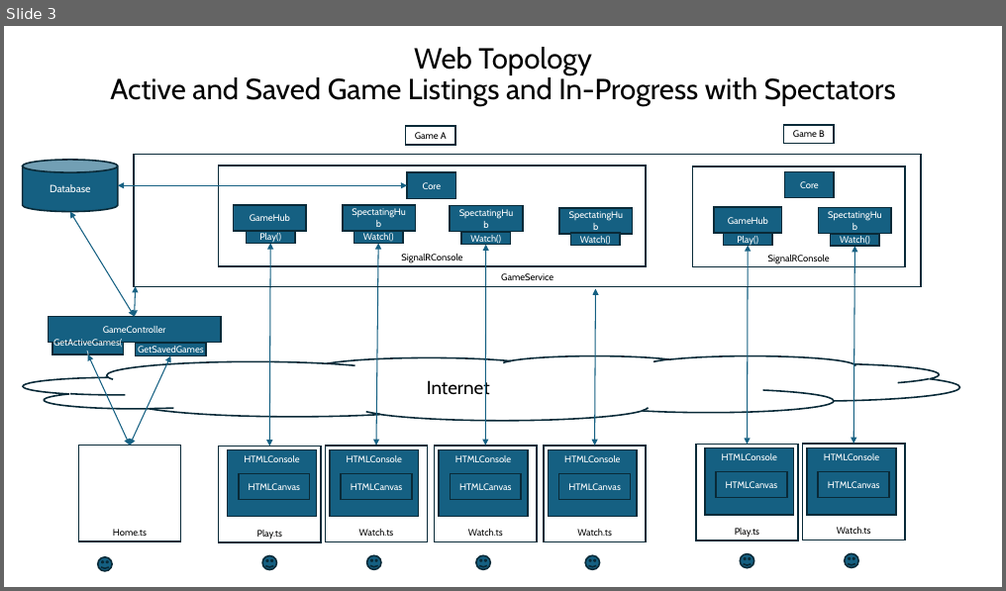
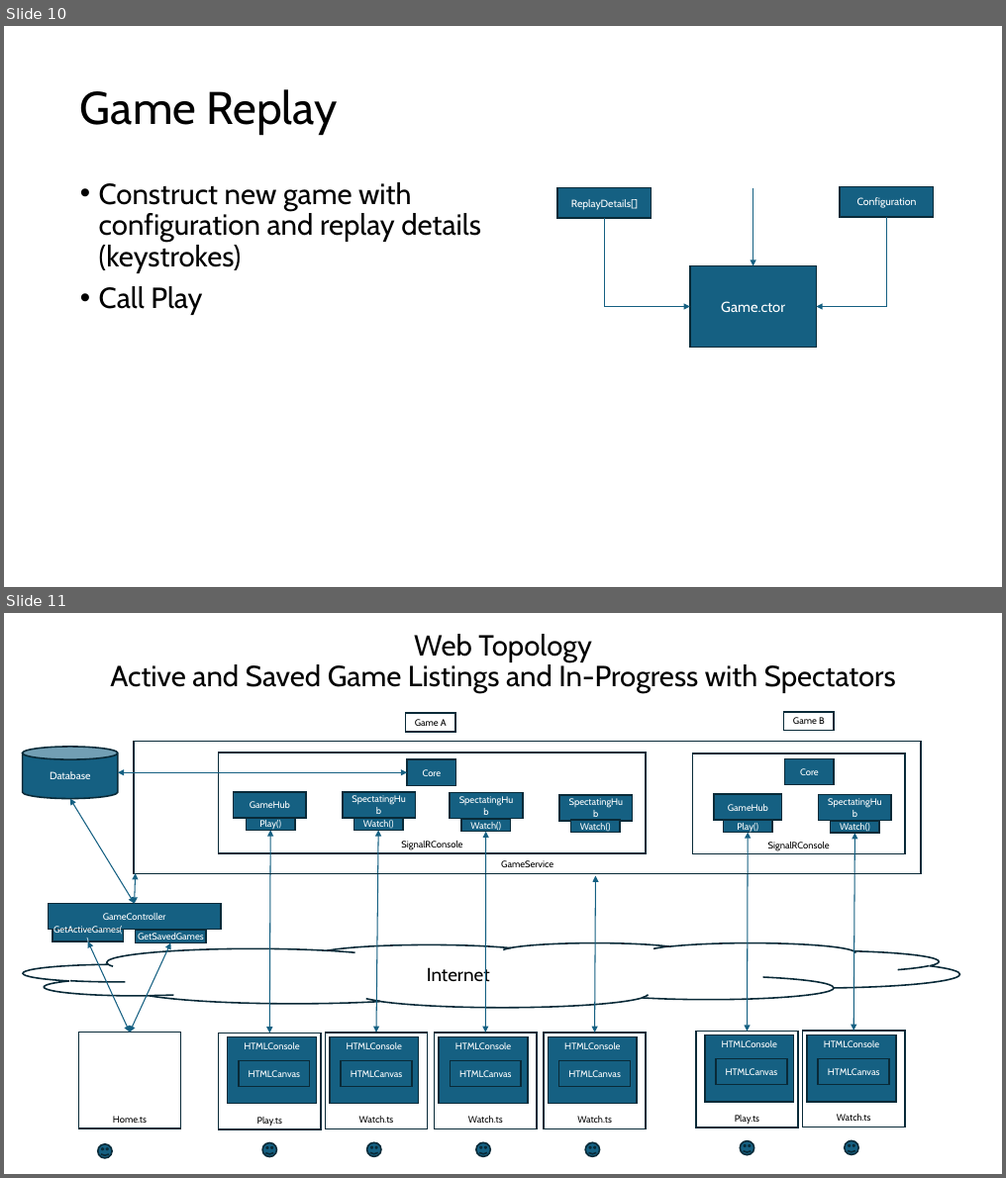
Before and after one commit to marcjohnston/AngbandOS, a slide deck: Documents/Object Property Design and Binding.pptx. Shown one above the other, each under a label of ours: slide 3 before the commit, slides 10 and 11 after it. The pictures are 1006x591 and 1006x1178 pixels, drawn with LibreOffice and Linux fonts; fonts in the diff are those of the drawing. Boxes give left, top, right and bottom in pixels: in the first picture for what was removed or moved away, otherwise in the second. Text is boxed around its words. In the diff, an @@ line names an element or a change of style, - is before the commit and + after.

Commit message:
Updated the Powerpoint with serialization details.

```diff
--- a/Documents/Object Property Design and Binding.pptx
+++ b/Documents/Object Property Design and Binding.pptx
@@ slide 10 added at (4, 26, 1002, 587), background #FFFFFF @@
@@ title added at (80, 89, 338, 135), 44 pt, text #000000 @@
+Game Replay
@@ text added at (99, 182, 481, 315), 28 pt, text #000000 @@
+• Construct new game with configuration and replay details (keystrokes)
+• Call Play
@@ rectangle added at (558, 187, 651, 218), fill #156082, outline #092A39 1.5 pt, 10 pt, text #FFFFFF @@
+ReplayDetails[]
@@ arrow added from (753, 187) to (753, 267), #156082 1.5 pt @@
@@ rectangle added at (841, 187, 934, 217), fill #156082, outline #092A39 1.5 pt, 10 pt, text #FFFFFF @@
+Configuration
@@ elbow arrow added from (604, 218) to (690, 307), #156082 1.5 pt @@
@@ elbow arrow added from (887, 217) to (816, 307), #156082 1.5 pt @@
@@ rectangle added at (690, 267, 817, 347), fill #156082, outline #092A39 1.5 pt, 14 pt, text #FFFFFF @@
+Game.ctor
@@ what was slide 3 is now slide 11 @@
```
Also in this commit, not shown: 7 other slides added, 1 other file.
